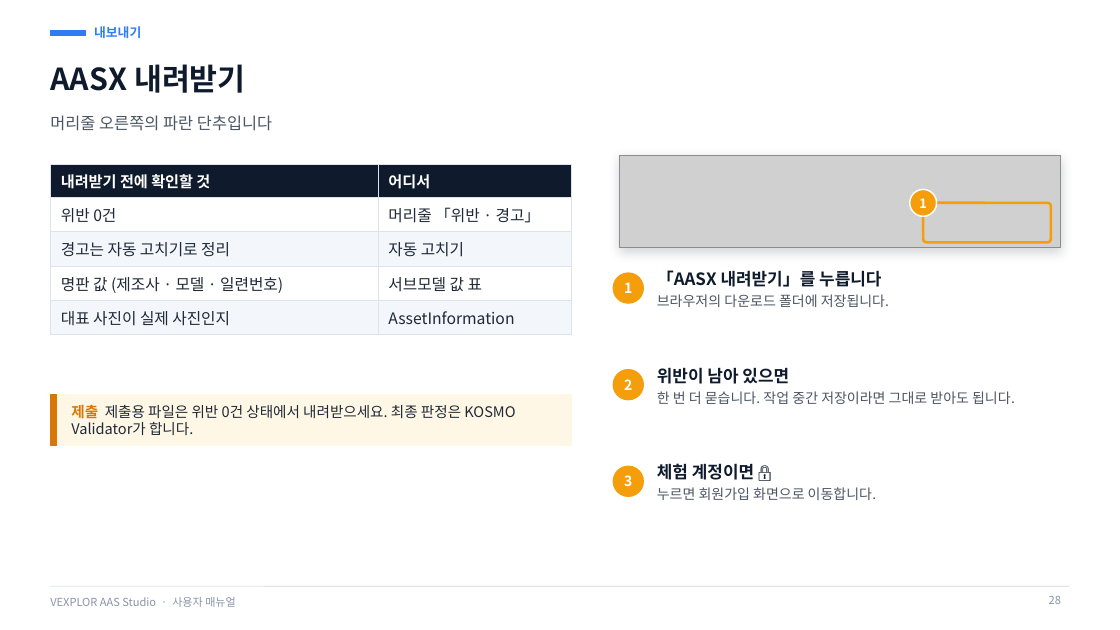
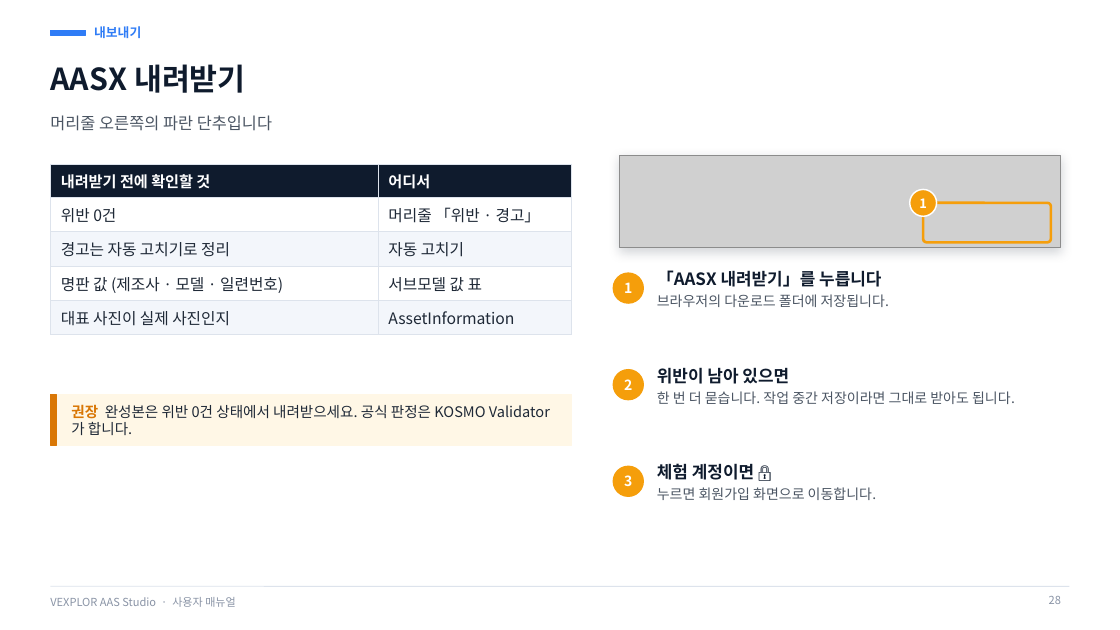
Before and after one commit to waceinc/vexplor-aas, a slide deck: slide 28 of VEXPLOR_AAS_Studio_user_manual.pptx. Drawn at 1120x630 pixels with LibreOffice and Linux fonts; fonts in the diff are those of the drawing; grey boxes stand for pictures. Boxes give left, top, right and bottom in pixels: in the first picture for what was removed or moved away, otherwise in the second. Text is boxed around its words. In the diff, an @@ line names an element or a change of style, - is before the commit and + after.

Commit message:
소개 페이지 · 매뉴얼 — 검사 결과 · 로그인 그림을 지금 화면으로(「제출」 문구 · 띄어쓰기 반영)

```diff
--- a/VEXPLOR_AAS_Studio_user_manual.pptx
+++ b/VEXPLOR_AAS_Studio_user_manual.pptx
@@ text at [71,404,485,435]: text changed @@
-제출 제출용 파일은 위반 0건 상태에서 내려받으세요. 최종 판정은 KOSMO Validator가 합니다.
+권장 완성본은 위반 0건 상태에서 내려받으세요. 공식 판정은 KOSMO Validator가 합니다.
```
Also in this commit, not shown: 8 other slides changed, 2 other files.
